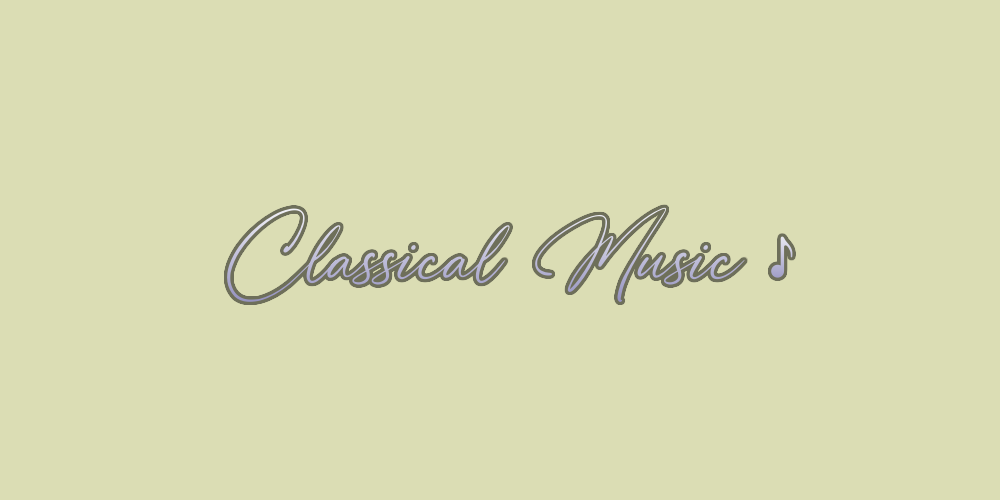
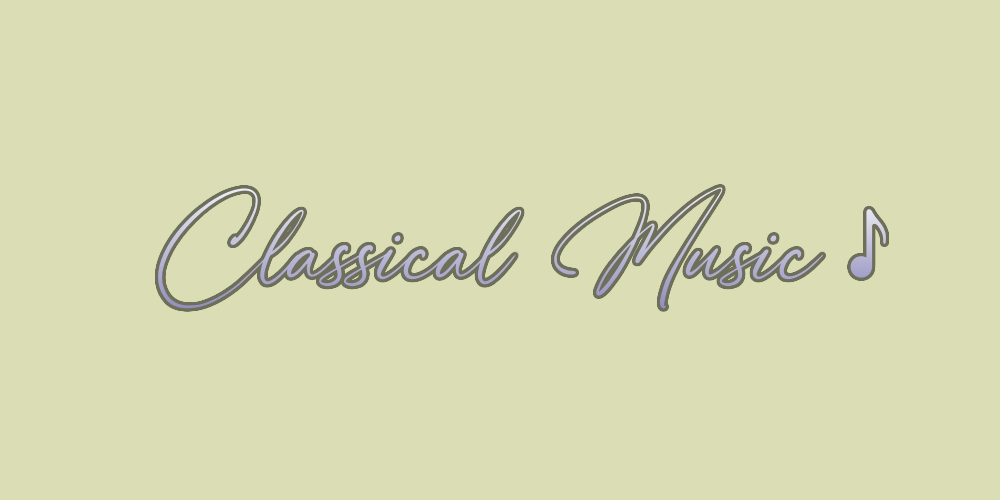
The second 1000×500 image is a revision of the first. Changes to its layers:
painted on "Background" over left=155, top=192, right=889, bottom=312